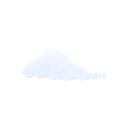
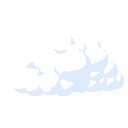
Layer changes from the first (128, 128) image to the second:
renamed "Layer 4 copy 3" to "Layer 9", showed it, painted on it over (14, 37, 124, 96)
removed layer "Layer 4 copy" (was lighten, 75%) over (22, 47, 106, 81)
hid "Layer 4", painted on it over (22, 47, 106, 81)
